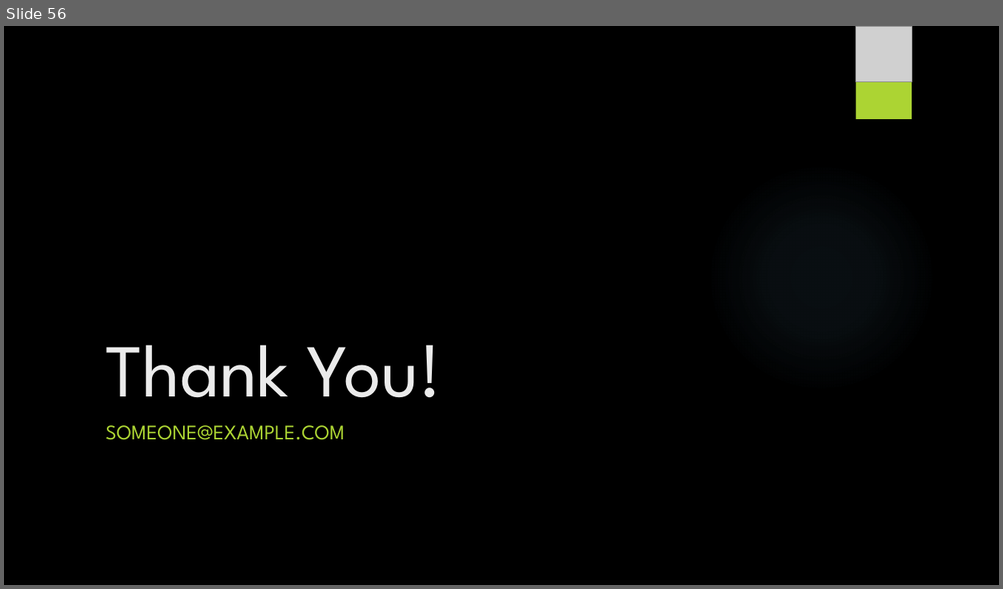
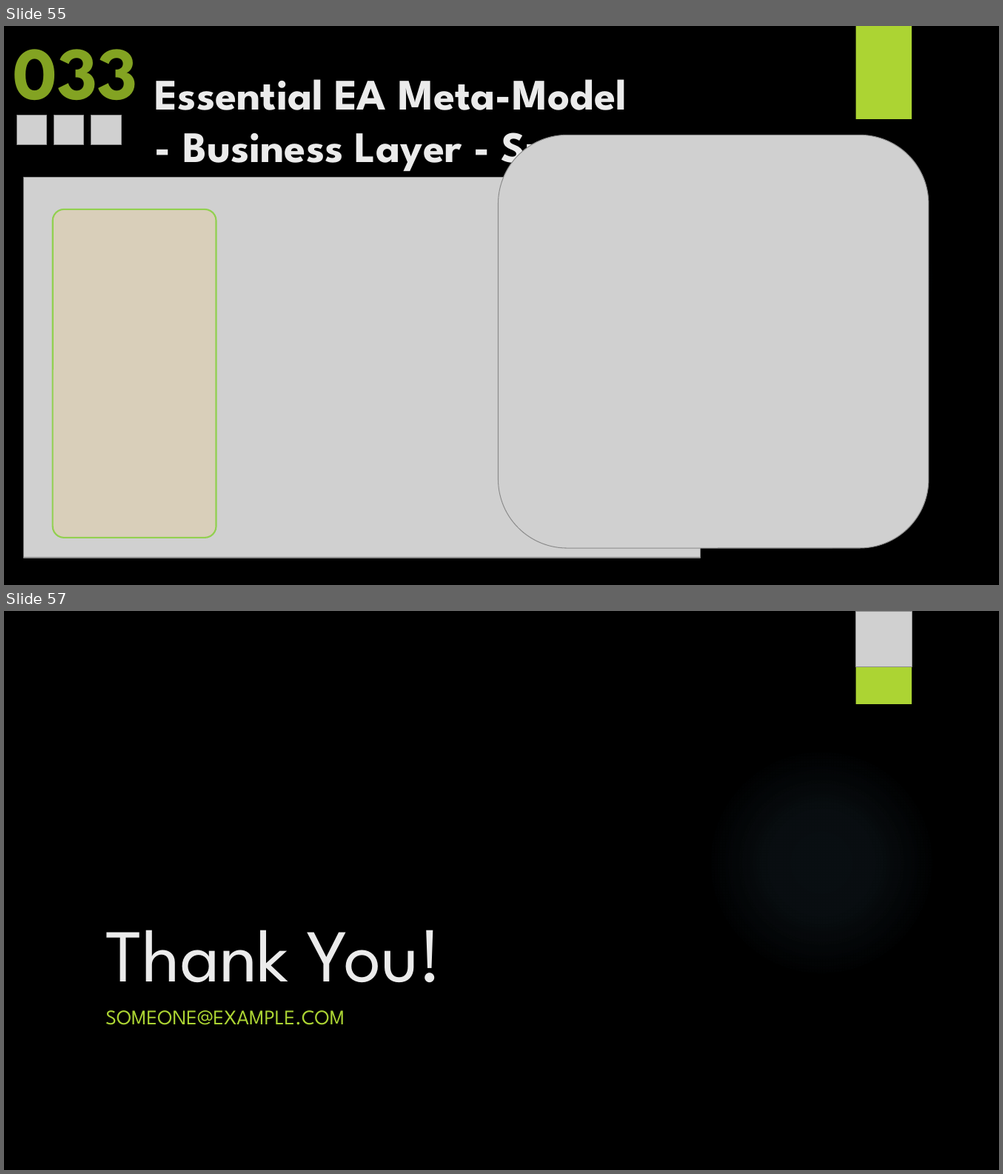
Before and after one commit to yasenstar/EA_MetaModel, a slide deck: Master_EAS_Meta-Model.pptx. Shown one above the other, each under a label of ours: slide 56 before the commit, slides 55 and 57 after it; the slides between them are not shown. The pictures are 1003x589 and 1003x1174 pixels, drawn with LibreOffice and Linux fonts; fonts in the diff are those of the drawing; grey boxes stand for pictures; background and template pictures are left out. Boxes give left, top, right and bottom in pixels: in the first picture for what was removed or moved away, otherwise in the second. Text is boxed around its words. In the diff, an @@ line names an element or a change of style, - is before the commit and + after.

```diff
--- a/Master_EAS_Meta-Model.pptx
+++ b/Master_EAS_Meta-Model.pptx
@@ slide 55 added at (4,26,999,585), background picture (left out); not listed: 1 template element that a slide beside it also shows @@
@@ rectangle added at (855,26,911,119), fill #ACD433 @@
@@ text added at (14,49,138,121), 72 pt, text #83A322, bold @@
+033
@@ title added at (154,79,684,176), 42 pt, text #EBEBEB, bold @@
+Essential EA Meta-Model
+- Business Layer - Summary
@@ picture added at (17,116,46,145) @@
@@ picture added at (54,116,84,145) @@
@@ picture added at (91,116,122,145) @@
@@ picture added at (498,135,928,548) @@
@@ picture added at (23,178,700,559) @@
@@ rounded rectangle added at (53,210,216,538), fill #FFCC66 at 20% opacity, outline #92D050 1.5 pt @@
@@ what was slide 56 is now slide 57 @@
```
Also in this commit, not shown: 1 slide changed, 4 other files.
